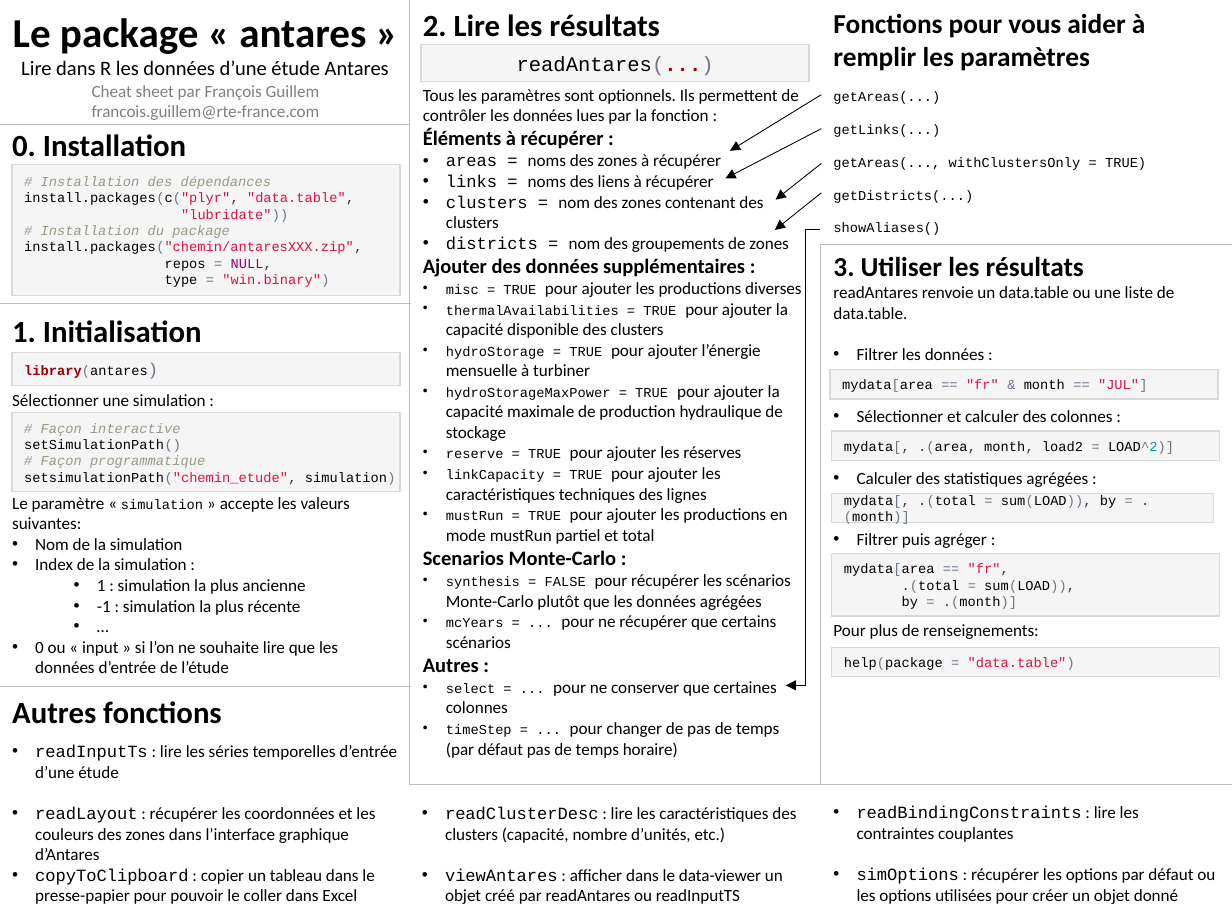
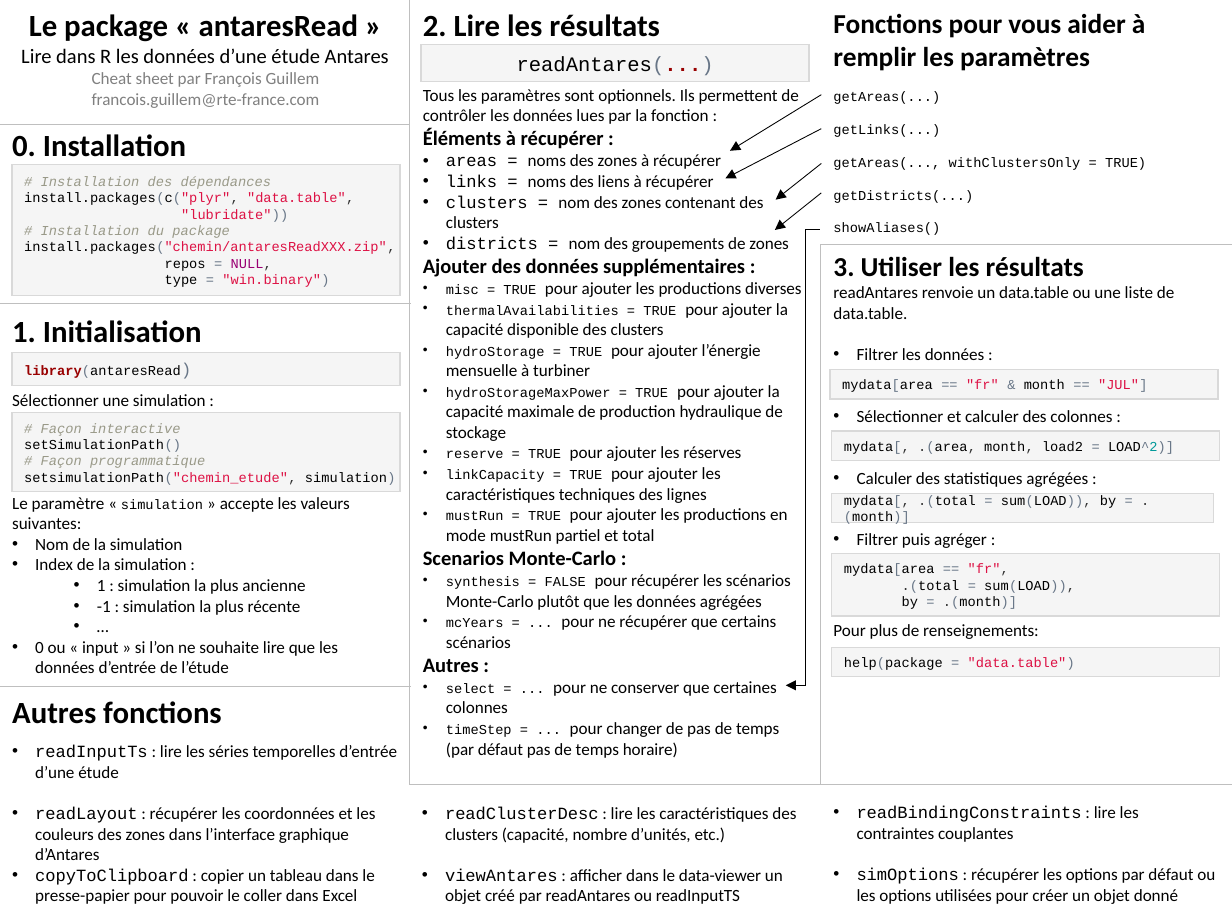
Before and after one commit to rte-antares-rpackage/antaresRead, a slide deck: slide 1 of cheat_sheet/antares_cheat_sheet_fr.pptx. Drawn at 1232x924 pixels with LibreOffice and Linux fonts; fonts in the diff are those of the drawing. Boxes give left, top, right and bottom in pixels: in the first picture for what was removed or moved away, otherwise in the second. Text is boxed around its words. In the diff, an @@ line names an element or a change of style, - is before the commit and + after.

```diff
--- a/cheat_sheet/antares_cheat_sheet_fr.pptx
+++ b/cheat_sheet/antares_cheat_sheet_fr.pptx
@@ text at [29,14,358,42]: text changed; size 24 to 18 pt @@
-Le package « antares »
+Le package « antaresRead »
@@ text in rectangle at [24,241,395,254]: text changed @@
-install.packages("chemin/antaresXXX.zip",
+install.packages("chemin/antaresReadXXX.zip",
@@ text in rectangle at [24,365,181,378]: text changed; text colour #990000 to #000000 @@
-library(antares)
+library(antaresRead)
```
Also in this commit, not shown: 4 other files.
